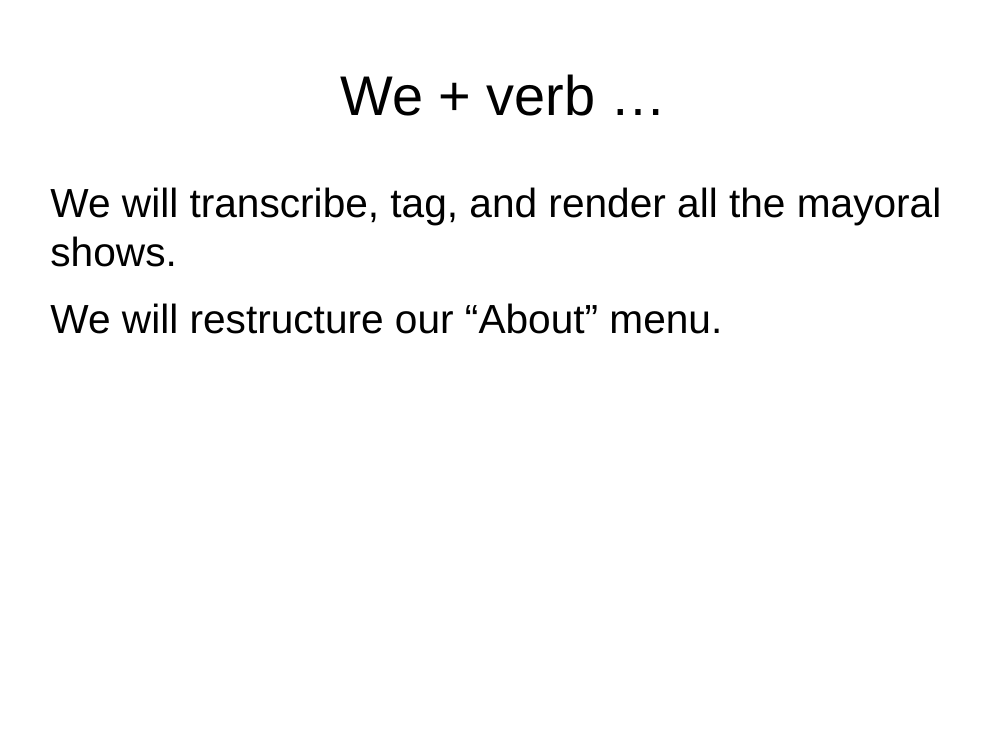
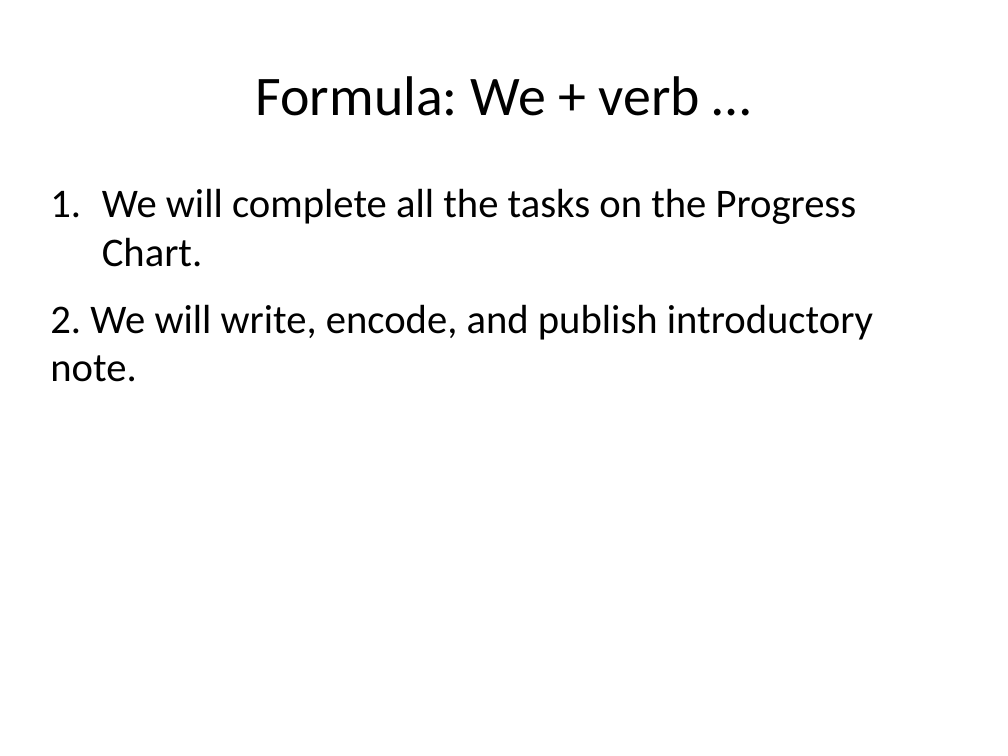
Before and after one commit to projectEndings/Endings, a slide deck: slide 8 of presentations/dhsi2019/using_releases_to_stick_to_project_plan.odp (slide 7 before the commit). Drawn at 1008x756 pixels with LibreOffice and Linux fonts; fonts in the diff are those of the drawing; background and template pictures are left out. Boxes give left, top, right and bottom in pixels: in the first picture for what was removed or moved away, otherwise in the second. Text is boxed around its words. In the diff, an @@ line names an element or a change of style, - is before the commit and + after.

```diff
--- a/presentations/dhsi2019/using_releases_to_stick_to_project_plan.odp
+++ b/presentations/dhsi2019/using_releases_to_stick_to_project_plan.odp
@@ title at (256, 76, 700, 116): text changed; font Arial to Calibri @@
-We + verb …
+Formula: We + verb …
@@ text at (50, 188, 873, 382): text changed; font Arial to Calibri @@
-We will transcribe, tag, and render all the mayoral shows.
-We will restructure our “About” menu.
+1. We will complete all the tasks on the Progress Chart.
+2. We will write, encode, and publish introductory note.
```
Also in this commit, not shown: 8 other slides changed, 20 slides added, 1 slide removed, 1 other file.
